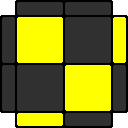
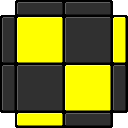
Layers edited between the first and the second (128, 128) image:
painted on "border" over [17,17,126,126]
painted on "color" over [2,2,126,126]
